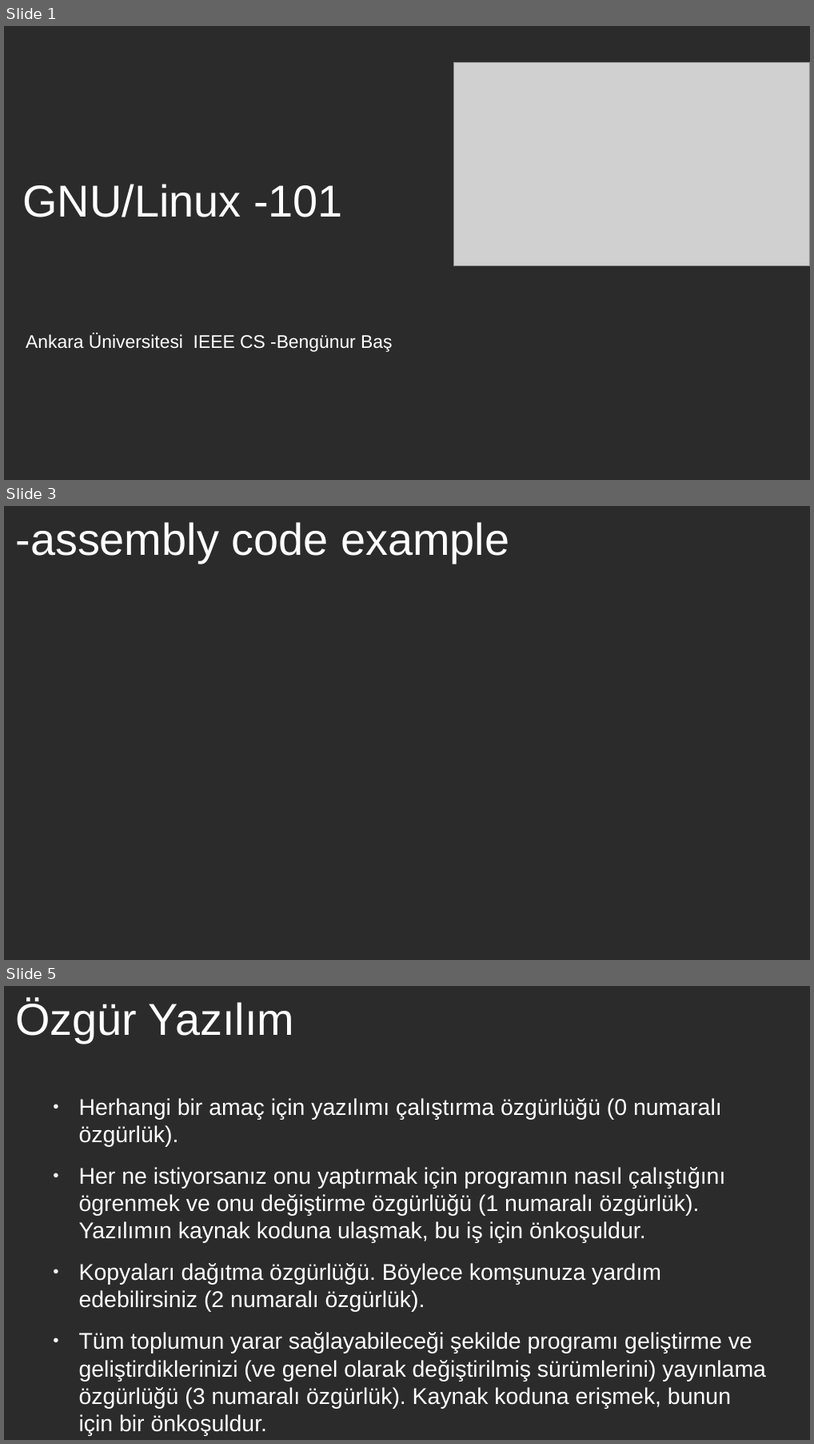
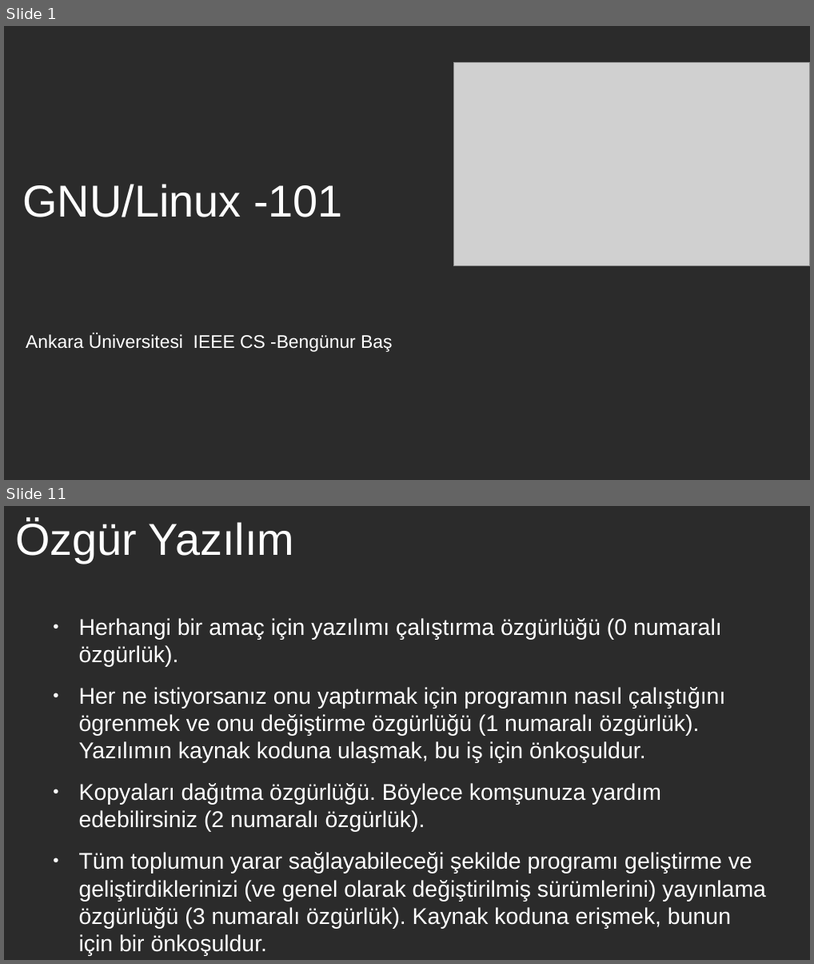
Before and after one commit to bengunur06/GNU-Linux-IEEE-CS, a slide deck: gnu-linux-1.odp. Shown one above the other, each under a label of ours: slides 1, 3 and 5 before the commit, slides 1 and 11 after it; the slides between them are not shown. The pictures are 814x1444 and 814x964 pixels, drawn with LibreOffice and Linux fonts; fonts in the diff are those of the drawing; grey boxes stand for pictures; background and template pictures are left out; a plain dark background stands for a picture behind light text. Boxes give left, top, right and bottom in pixels: in the first picture for what was removed or moved away, otherwise in the second. Text is boxed around its words. In the diff, an @@ line names an element or a change of style, - is before the commit and + after.

```diff
--- a/gnu-linux-1.odp
+++ b/gnu-linux-1.odp
@@ slide 3 removed at [4,506,810,960], background picture (left out) @@
@@ title removed at [15,522,510,563] @@
--assembly code example
@@ what was slide 5 is now slide 11 @@
```
Also in this commit, not shown: 2 slides changed, 18 slides added, 10 other slides removed.
